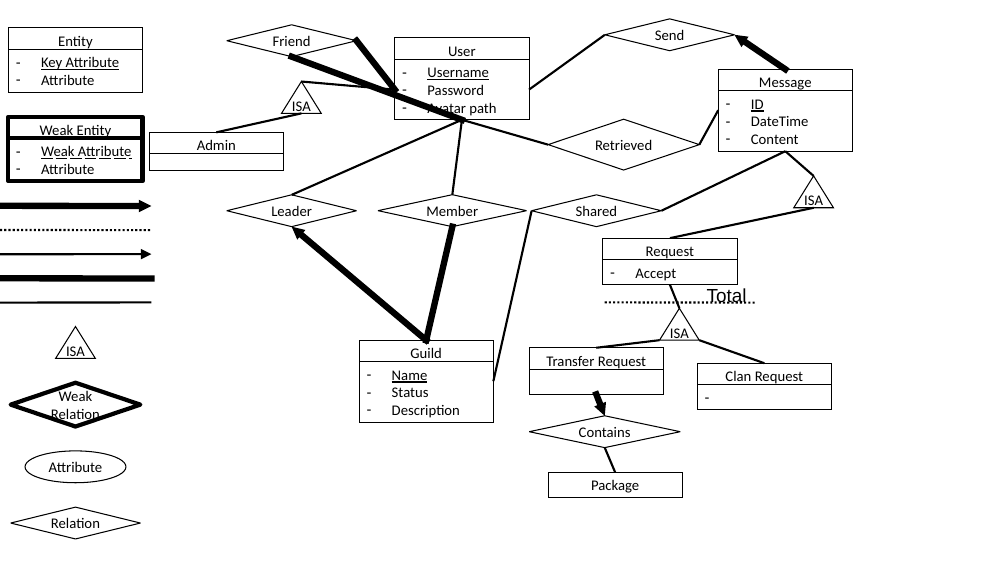
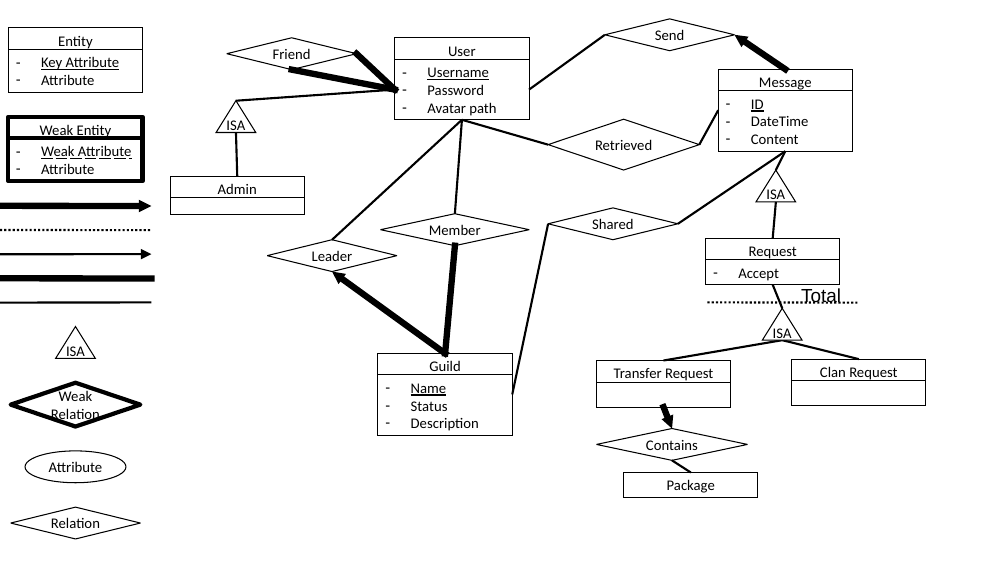
Before and after one commit to JeCheeseSmith/Clash-of-ppdb-s, a slide deck: slide 2 of documentation/Database Design.pptx. Drawn at 1008x567 pixels with LibreOffice and Linux fonts; fonts in the diff are those of the drawing; background and template pictures are left out. Boxes give left, top, right and bottom in pixels: in the first picture for what was removed or moved away, otherwise in the second. Text is boxed around its words. In the diff, an @@ line names an element or a change of style, - is before the commit and + after.

```diff
--- a/documentation/Database Design.pptx
+++ b/documentation/Database Design.pptx
@@ diamond "Friend": place and size @@
-diamond "Friend" at [227, 25, 357, 57]
+diamond "Friend" at [227, 38, 357, 70]
@@ line moved from (395, 90) - (357, 41) to (395, 90) - (357, 54) @@
@@ line moved from (462, 119) - (292, 57) to (395, 90) - (292, 70) @@
@@ triangle "ISA": place and size @@
-triangle "ISA" at [281, 82, 321, 113]
+triangle "ISA" at [216, 101, 256, 132]
@@ line moved from (302, 82) - (395, 90) to (236, 101) - (395, 90) @@
@@ line moved from (462, 119) - (292, 195) to (462, 119) - (332, 240) @@
@@ line moved from (452, 195) - (462, 119) to (455, 214) - (462, 119) @@
@@ line moved from (302, 113) - (216, 132) to (236, 132) - (237, 176) @@
@@ rectangle "Admin": place and size @@
-rectangle "Admin" at [149, 132, 284, 157]
+rectangle "Admin" at [170, 176, 305, 201]
@@ line moved from (786, 151) - (662, 211) to (786, 151) - (678, 224) @@
@@ triangle "ISA": place and size @@
-triangle "ISA" at [794, 176, 834, 208]
+triangle "ISA" at [756, 170, 796, 202]
@@ line moved from (786, 151) - (814, 176) to (786, 151) - (776, 170) @@
@@ rectangle: place and size @@
-rectangle at [149, 154, 284, 170]
+rectangle at [170, 198, 305, 214]
@@ diamond "Shared": place and size @@
-diamond "Shared" at [532, 195, 662, 227]
+diamond "Shared" at [548, 208, 678, 240]
@@ line moved from (814, 208) - (670, 238) to (776, 202) - (773, 238) @@
@@ diamond "Member": place and size @@
-diamond "Member" at [378, 195, 527, 227]
+diamond "Member" at [380, 214, 529, 246]
@@ 2 rectangles, 1 line: place and size @@
-2 rectangles, 1 line at [359, 211, 532, 423]
+2 rectangles, 1 line at [378, 224, 548, 436]
@@ diamond "Leader": place and size @@
-diamond "Leader" at [227, 195, 357, 227]
+diamond "Leader" at [267, 240, 397, 271]
@@ line moved from (426, 340) - (452, 227) to (445, 353) - (455, 246) @@
@@ arrow moved from (426, 340) - (292, 227) to (445, 353) - (332, 271) @@
@@ 2 rectangles, 2 lines, 1 triangle: place and size @@
-2 rectangles, 2 lines, 1 triangle at [603, 238, 756, 340]
+2 rectangles, 2 lines, 1 triangle at [706, 238, 859, 340]
@@ text "Total": place and size @@
-text "Total" at [707, 288, 747, 304]
+text "Total" at [801, 288, 841, 304]
@@ line moved from (765, 363) - (699, 340) to (783, 340) - (664, 361) @@
@@ line moved from (659, 340) - (597, 348) to (859, 359) - (783, 340) @@
@@ rectangle "Clan Request": place and size @@
-rectangle "Clan Request" at [697, 363, 832, 388]
+rectangle "Clan Request" at [792, 359, 926, 384]
@@ rectangle "Transfer Request": place and size @@
-rectangle "Transfer Request" at [529, 348, 664, 373]
+rectangle "Transfer Request" at [597, 361, 731, 386]
@@ rectangle: place and size @@
-rectangle at [529, 370, 664, 395]
+rectangle at [597, 382, 731, 407]
@@ rectangle: place and size @@
-rectangle at [697, 385, 832, 410]
+rectangle at [792, 381, 926, 406]
@@ arrow moved from (597, 395) - (605, 416) to (664, 408) - (672, 429) @@
@@ diamond "Contains": place and size @@
-diamond "Contains" at [529, 416, 681, 448]
+diamond "Contains" at [597, 429, 748, 461]
@@ rectangle "Package": place and size @@
-rectangle "Package" at [548, 473, 683, 498]
+rectangle "Package" at [624, 473, 758, 498]
@@ line moved from (605, 448) - (616, 473) to (672, 461) - (691, 473) @@
```
Also in this commit, not shown: 3 other slides changed.
